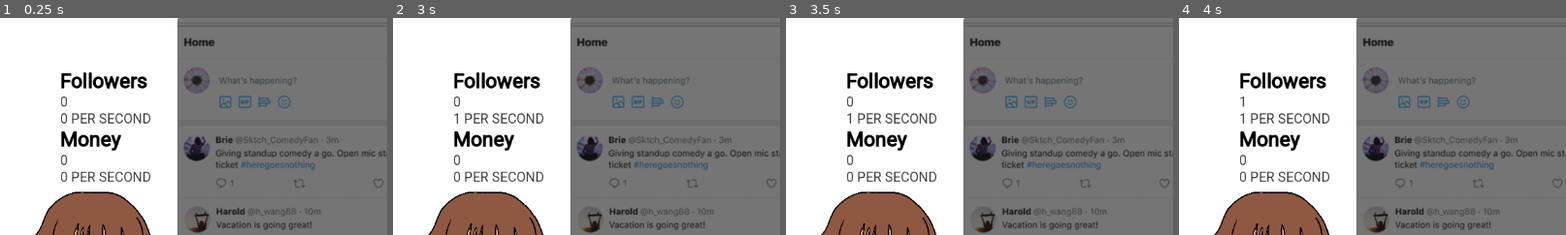
Above: before the commit, frames 1-4 (left to right).
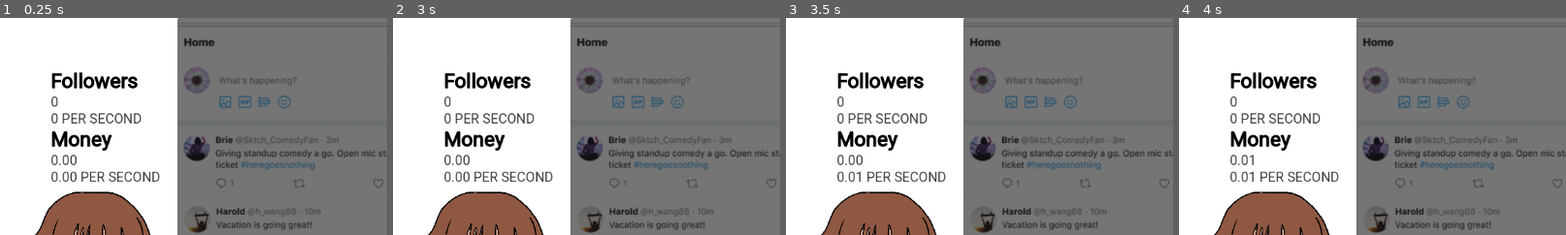
Above: after the commit, the same moments.

Repository: pluto13x/sponzorusa-simulator
Game: Godot game, scene res://scenes/game.tscn
The game is run twice, just before and just after one commit, with the same random seed, the same clock (stepped at 60 frames per second) and the same inputs.
Inputs (mouse positions are % of the whole screen's width and height, from its top left):
- Up to frame 1 (0.25 s): no input
- Up to frame 2 (3 s): click "restart save" at 0.5 s; click "restart save" at 1.25 s; click "restart save" at 2 s; click (63, 19) at 2.75 s
- Up to frame 3 (3.5 s): no input
- Up to frame 4 (4 s): click (63, 19) at 3.5 s
The pictures show only the part of the screen within x 0-50%, y 0-50%; the shares and areas given below are measured in that part.

The runs differ from the first frame. In frame 1, 4.0% of the frame differs, in the area x 13-42%, y 25-76%; in frame 2, 3.9%; in frame 3, 3.9%; in frame 4, 3.9%.

Commit message:
more balanced formula

Diff:
--- a/scripts/game.gd
+++ b/scripts/game.gd
@@ -41,9 +41,10 @@
 	emit_signal("gain_money", money, money_per_sec)
 
 func calculate_followers_and_money():
-	followers_per_sec = 0.5 * posts**0.6
+	followers_per_sec = 0.25 * posts**0.6
+	money_per_sec = 0.02 * posts**0.4 * followers**0.6
+
 	followers += followers_per_sec/10
-	money_per_sec = 0.1 * sqrt(posts * followers)
 	money += money_per_sec/10
 
 func _ready() -> void:
--- a/scripts/stats.gd
+++ b/scripts/stats.gd
@@ -13,5 +13,5 @@
 
 
 func _on_game_gain_money(amount, persec) -> void:
-	money_count.text = str(int(round(amount)))
-	money_per_sec.text = str(int(round(persec))) + " PER SECOND"
+	money_count.text = str("%.2f" % amount)
+	money_per_sec.text = str("%.2f" % persec) + " PER SECOND"
